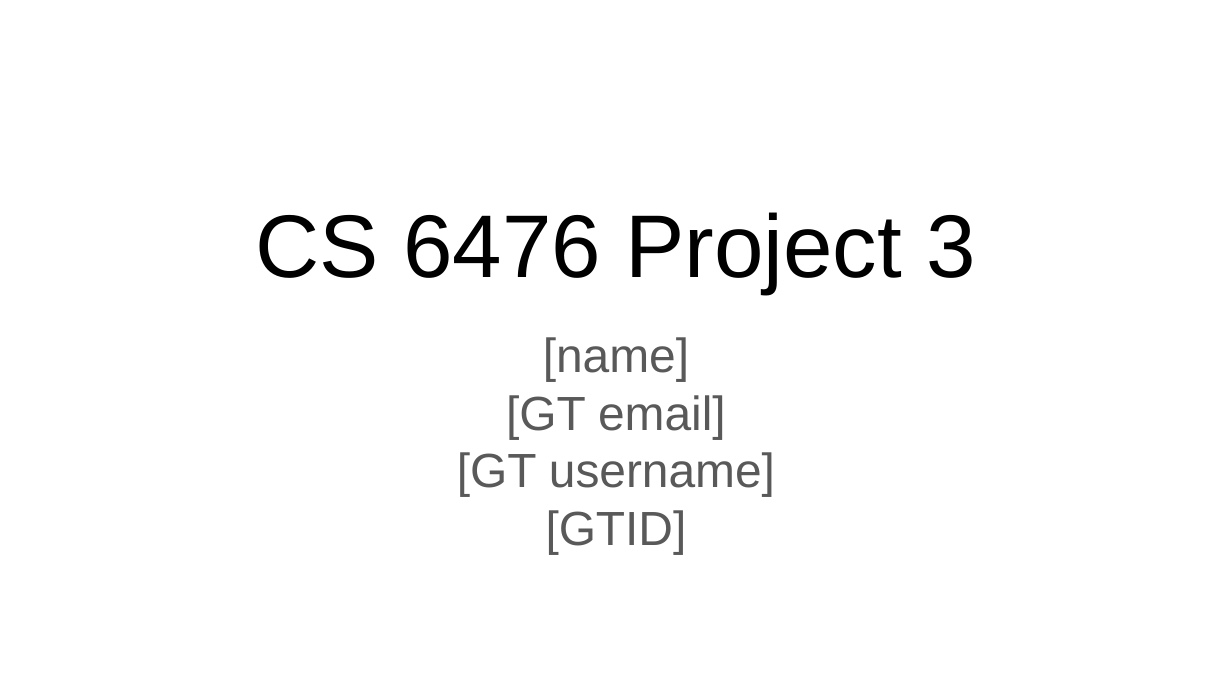
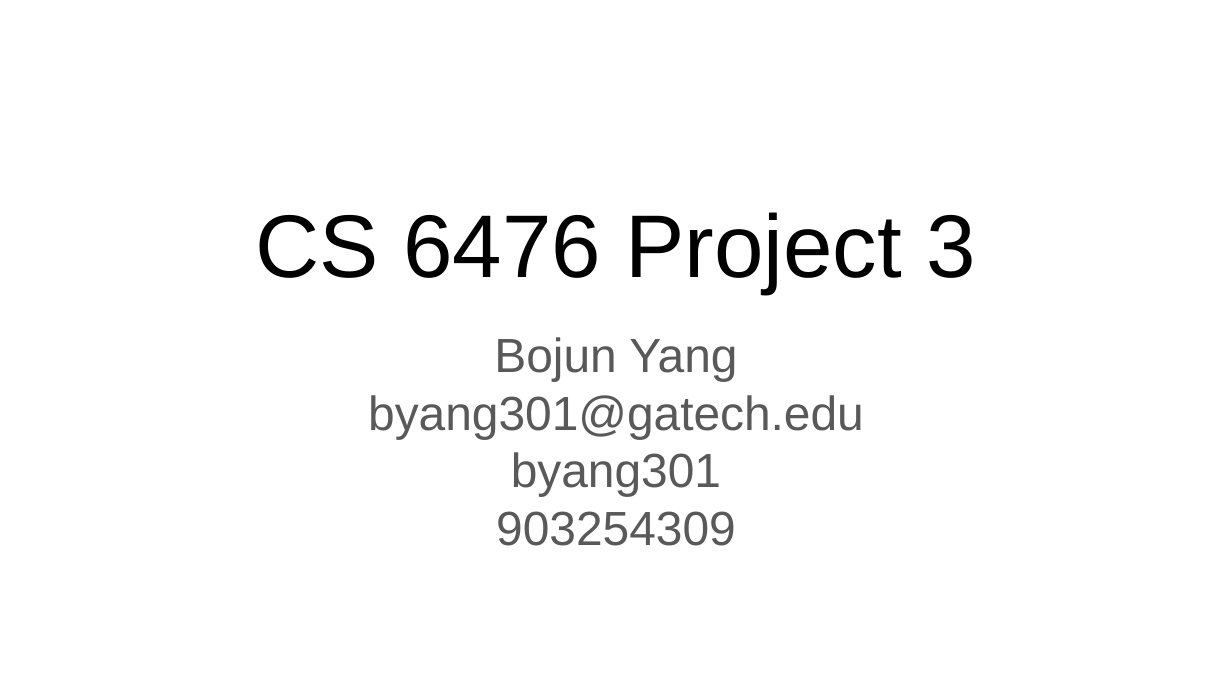
Before and after one commit to bojunyang24/CS6476, a slide deck: slide 1 of proj3/proj3_template.pptx. Drawn at 1232x693 pixels with LibreOffice and Linux fonts; fonts in the diff are those of the drawing. Boxes give left, top, right and bottom in pixels: in the first picture for what was removed or moved away, otherwise in the second. Text is boxed around its words. In the diff, an @@ line names an element or a change of style, - is before the commit and + after.

```diff
--- a/proj3/proj3_template.pptx
+++ b/proj3/proj3_template.pptx
@@ text at [368, 337, 864, 546]: text changed @@
-[name]
-[GT email]
-[GT username]
-[GTID]
+Bojun Yang
+byang301@gatech.edu
+byang301
+903254309
```
Also in this commit, not shown: 13 other slides changed, 4 other files.
